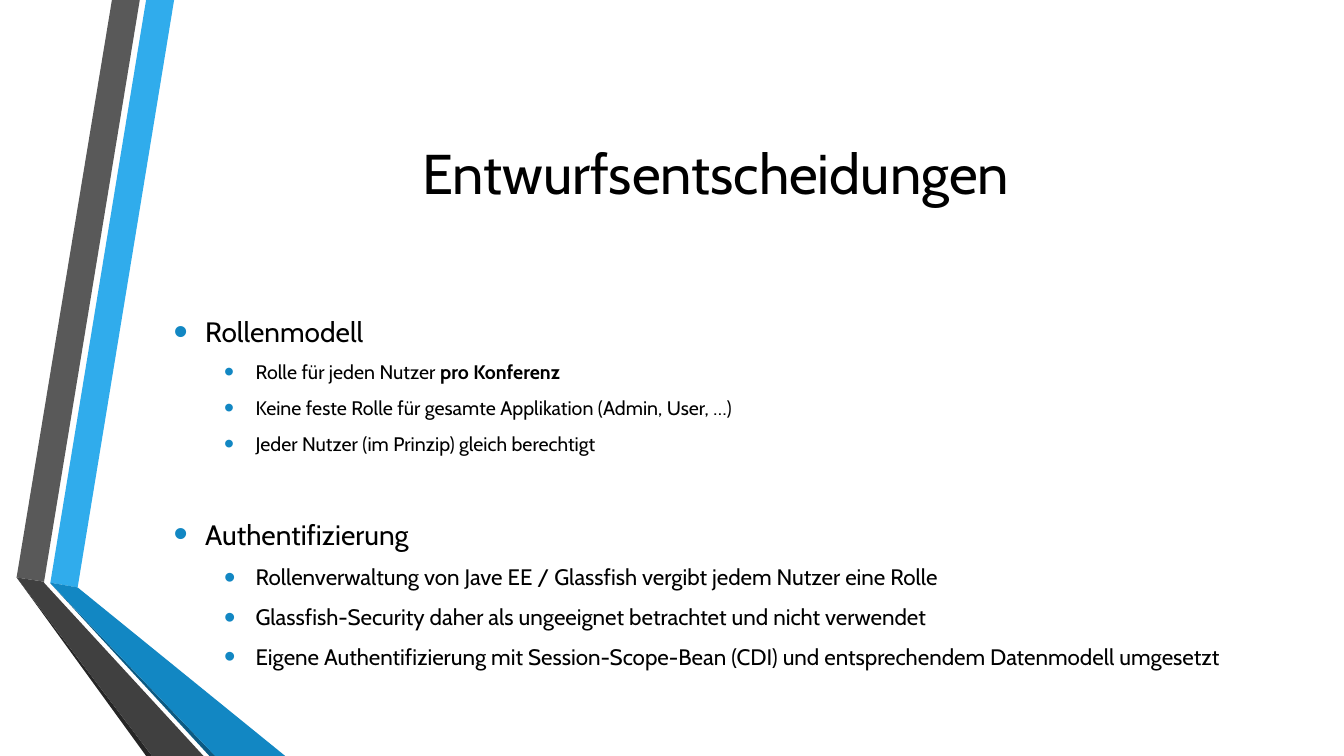
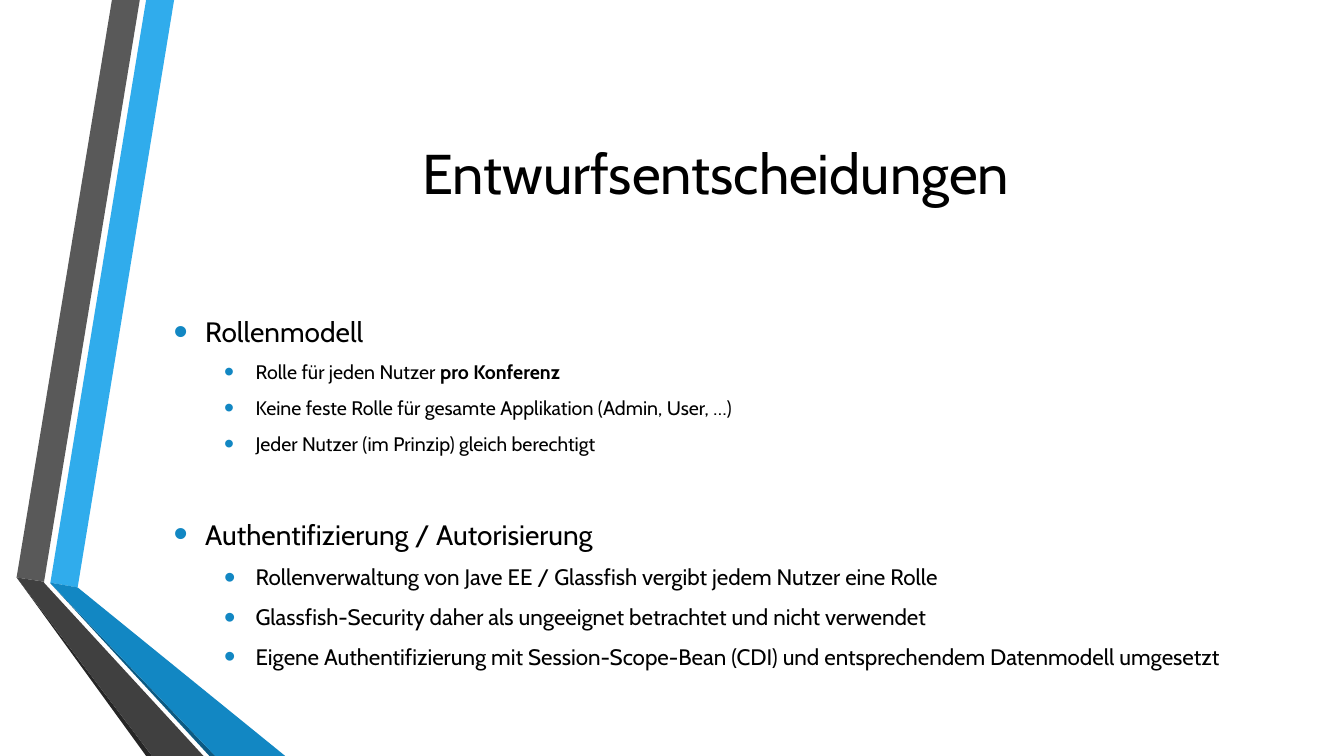
Before and after one commit to autarchprinceps/Conference-System, a slide deck: slide 12 of Präsentation/Präsentation.pptx. Drawn at 1344x756 pixels with LibreOffice and Linux fonts; fonts in the diff are those of the drawing; background and template pictures are left out. Boxes give left, top, right and bottom in pixels: in the first picture for what was removed or moved away, otherwise in the second. Text is boxed around its words. In the diff, an @@ line names an element or a change of style, - is before the commit and + after.

```diff
--- a/Präsentation/Präsentation.pptx
+++ b/Präsentation/Präsentation.pptx
@@ text at (205, 524, 592, 551): text changed @@
-• Authentifizierung
+• Authentifizierung / Autorisierung
```
Also in this commit, not shown: 5 other slides changed, 2 other files.
